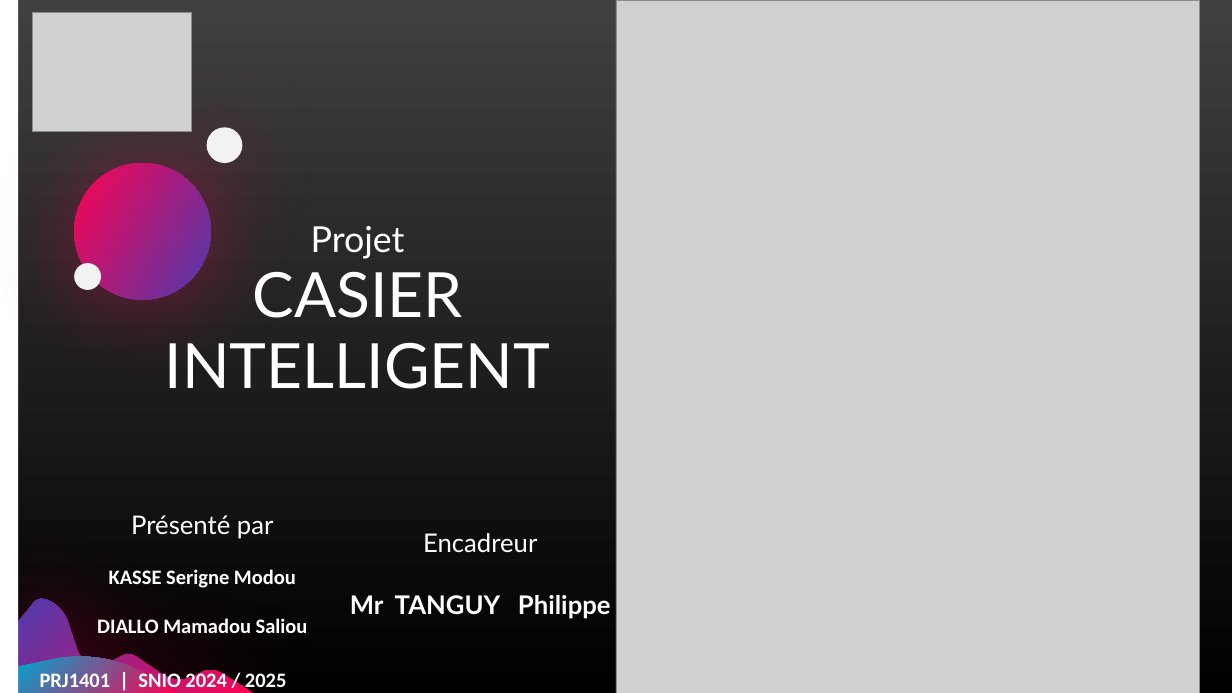
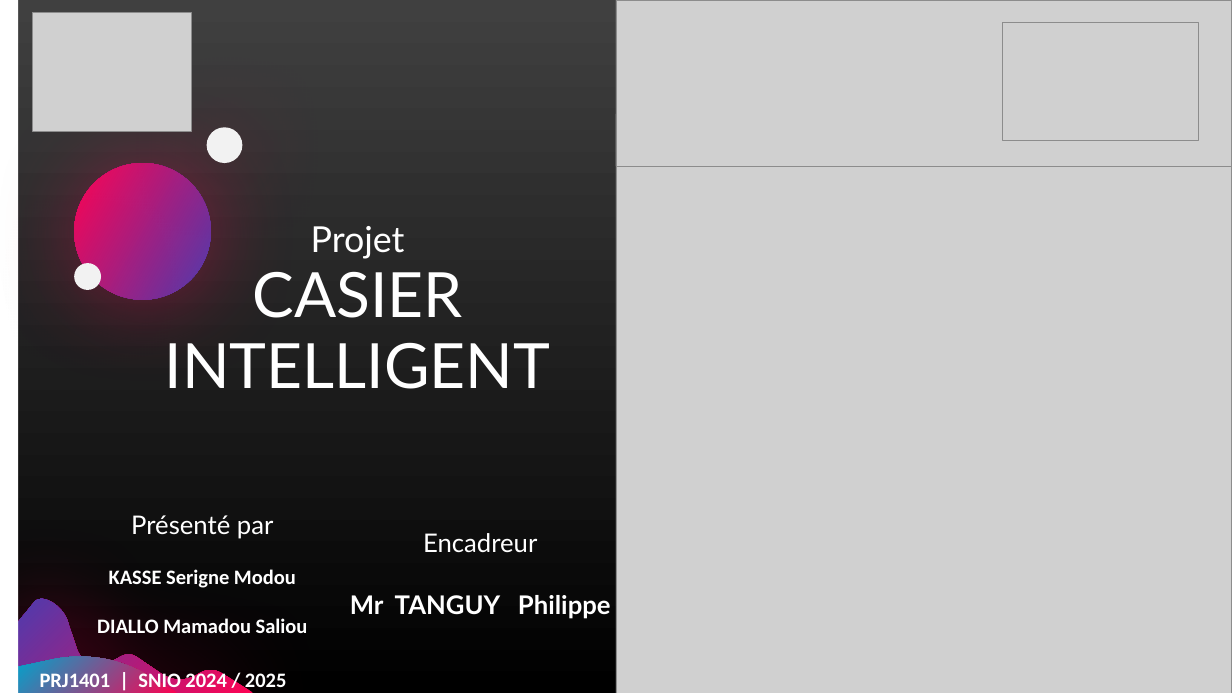
Before and after one commit to 31n5t31n/PRJ1401_CasierIntelligent, a slide deck: slide 1 of Soutenance Int/Souttenance_Intermediere.pptx. Drawn at 1232x693 pixels with LibreOffice and Linux fonts; fonts in the diff are those of the drawing; grey boxes stand for pictures. Boxes give left, top, right and bottom in pixels: in the first picture for what was removed or moved away, otherwise in the second. Text is boxed around its words. In the diff, an @@ line names an element or a change of style, - is before the commit and + after.

```diff
--- a/Soutenance Int/Souttenance_Intermediere.pptx
+++ b/Soutenance Int/Souttenance_Intermediere.pptx
@@ picture added at (x1=616, y1=0, x2=1232, y2=166) @@
@@ picture added at (x1=1004, y1=22, x2=1200, y2=140) @@
@@ picture resized from (x1=616, y1=0, x2=1200, y2=693) to (x1=616, y1=114, x2=1232, y2=693) @@
```
Also in this commit, not shown: 11 other slides changed.
